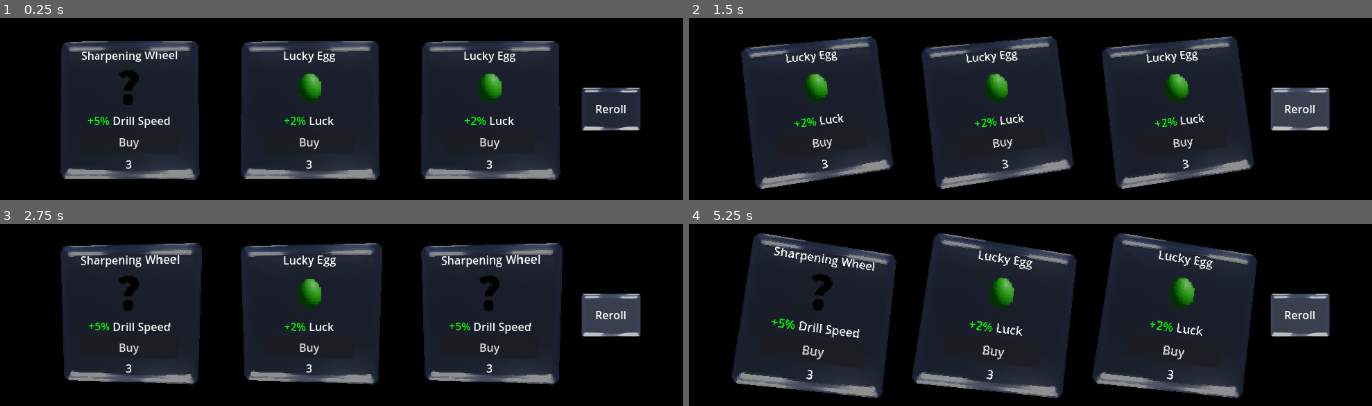
Above: before the commit, frames 1-4 (two rows, left to right).
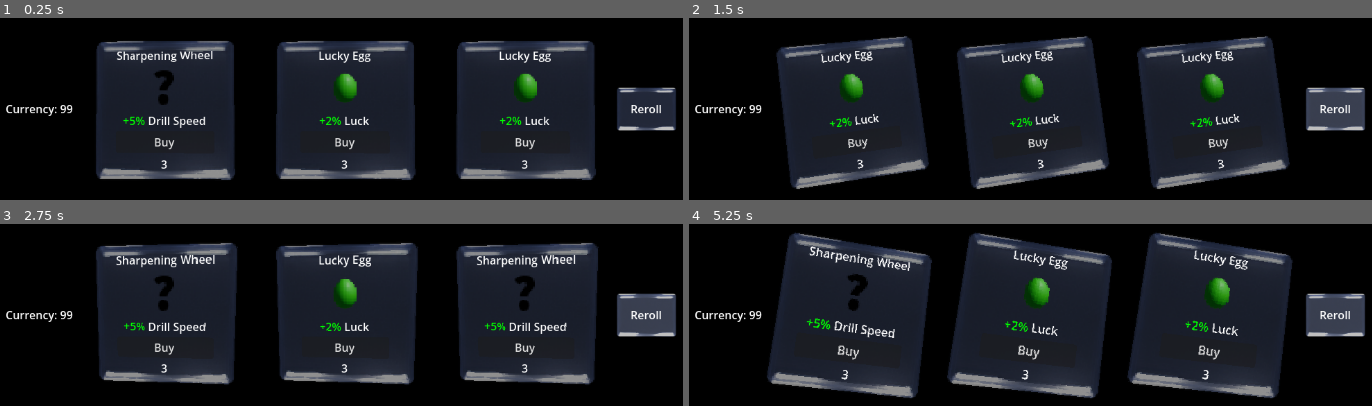
Above: after the commit, the same moments.

Repository: MissionToPsyche-Iridium/iridium_21q_web_game-csu
Game: Godot game, scene res://Scenes/shop.tscn
The game is run twice, just before and just after one commit, with the same random seed, the same clock (stepped at 60 frames per second) and the same inputs. This scene is started directly instead of the project's main scene.
Inputs:
- Up to frame 1 (0.25 s): no input
- Up to frame 2 (1.5 s): click "Buy" at 0.5 s; click "Reroll" at 1.25 s
- Up to frame 3 (2.75 s): hold D (right) from 2.03 s (still down); tap Space (Leave) at 2.1 s
- Up to frame 4 (5.25 s): release D (right) at 2.78 s; hold S (down) 2.78-3.53 s; tap Space (Leave) every 0.75 s from 2.85 to 5.1 s; hold D (right) 3.53-4.28 s; hold W (up) 4.28-5.03 s; hold A (left) from 5.03 s (still down)

The runs differ from the first frame. In frame 1, 34% of the frame differs, in the area x 0-99%, y 12-90%; in frame 2, 37%; in frame 3, 35%; in frame 4, 38%, in the area x 0-99%, y 4-96%.

Commit message:
Imane's changes
Imane's changes

Diff:
--- /dev/null
+++ b/Objects/CurrencyManager.gd
@@ -0,0 +1,19 @@
+extends Node
+
+@onready var balance: int = 99  # Player's current balance
+
+signal balance_changed(new_balance)
+
+func add_money(amount: int):
+	balance += amount
+	emit_signal("balance_changed", balance)
+
+func spend_money(amount: int) -> bool:
+	if balance >= amount:
+		balance -= amount
+		emit_signal("balance_changed", balance)
+		return true
+	return false
+
+func get_balance() -> int:
+	return balance
--- a/Scenes/shop.tscn
+++ b/Scenes/shop.tscn
@@ -1,7 +1,8 @@
-[gd_scene load_steps=6 format=3 uid="uid://mlpp8ome5w1u"]
+[gd_scene load_steps=7 format=3 uid="uid://mlpp8ome5w1u"]
 
 [ext_resource type="PackedScene" uid="uid://c3m1e1ln2thnf" path="res://Objects/shopoption.tscn" id="1_prv28"]
 [ext_resource type="Script" path="res://scripts/shop.gd" id="1_qw43m"]
+[ext_resource type="Script" path="res://scripts/currencyLabel.gd" id="2_irkxs"]
 [ext_resource type="Texture2D" uid="uid://bh8fnunu5quqg" path="res://Assets/glassbutton.png" id="2_jxmp7"]
 [ext_resource type="Texture2D" uid="uid://h3ti1xlu41qa" path="res://Assets/glassbuttonhover.png" id="3_4xjdw"]
 [ext_resource type="Texture2D" uid="uid://blb3o10wcnh4u" path="res://Assets/glassbuttonclick.png" id="3_v6kpu"]
@@ -30,6 +31,12 @@
 offset_bottom = -40.0
 grow_horizontal = 2
 grow_vertical = 0
+
+[node name="CurrencyLabel" type="Label" parent="row"]
+layout_mode = 2
+text = "Currency : 00
+"
+script = ExtResource("2_irkxs")
 
 [node name="SubViewportContainer" parent="row" instance=ExtResource("1_prv28")]
 layout_mode = 2
--- a/project.godot
+++ b/project.godot
@@ -26,6 +26,11 @@
 Gamemaster="*res://scripts/gamemaster.gd"
 Settings="*res://scripts/settings.gd"
 Itemdict="*res://Assets/items/base/itemdict.gd"
+CurrencyManager="*res://Objects/CurrencyManager.gd"
+
+[dotnet]
+
+project/assembly_name="New Game Project"
 
 [editor_plugins]
 
--- /dev/null
+++ b/scripts/currencyLabel.gd
@@ -0,0 +1,13 @@
+extends Label
+
+
+# Called when the node enters the scene tree for the first time.
+func _ready() -> void:
+	CurrencyManager.connect("balance_changed",update_currency_display)
+	update_currency_display()
+	pass # Replace with function body.
+
+# Imane's Addition: Function to update the currency display.
+func update_currency_display() -> void:
+	text = "Currency: " + str(CurrencyManager.get_balance())
+	print(56789)
--- a/scripts/inventory.gd
+++ b/scripts/inventory.gd
@@ -1,39 +1,43 @@
 extends Node
 
-#Inventory Mgmr, holds both drone AND ships inventorys.
+# Inventory Manager, holds both drone AND ships inventories.
 @onready var inventorydrone = []
 @onready var inventoryship = []
-@onready var dronemaxsize: int = 5 #Max number of items we can store in the drone.
-@onready var inventorydronefull = false #flag to see if inventory is full.
+@onready var dronemaxsize: int = 5 # Max number of items we can store in the drone.
+@onready var inventorydronefull = false # Flag to see if inventory is full.
 
-signal on_inventory_change_drone() #When the drones inventory changes
-signal on_inventory_drone_full() #When the drones inventory is full
-signal on_inventory_drone_not_full() #When the drones inventory is no longer full
+signal on_inventory_change_drone() # When the drones inventory changes
+signal on_inventory_drone_full() # When the drones inventory is full
+signal on_inventory_drone_not_full() # When the drones inventory is no longer full
 
 # Called every frame. 'delta' is the elapsed time since the previous frame.
 func _process(delta: float) -> void:
-	if inventorydronefull == true:
-		#Keep checking till inventory is no longer full.
+	if inventorydronefull:
+		# Keep checking till inventory is no longer full.
 		if inventorydrone.size() != dronemaxsize:
 			emit_signal("on_inventory_drone_not_full")
 			inventorydronefull = false
-	pass
 
-func update_inventory_drone(pickup: Pickup): #
+# Update inventory with items picked up by the drone.
+func update_inventory_drone(pickup: Pickup):
 	inventorydrone.append(pickup.id)
 	print(inventorydrone)
 	emit_signal("on_inventory_change_drone")
 	if inventorydrone.size() == dronemaxsize:
 		inventorydronefull = true
 		emit_signal("on_inventory_drone_full")
-	pass
 
+	# Imane's Tweaks: Define the monetary value of each valuable item by ID
+	var item_values = {2: 5, 3: 20, 4: 15, 5: 10}  # Example: Adjust these IDs and values as per your game's design
+	# Imane's Tweaks: Check if the picked item should add currency and apply the value
+	if pickup.id in item_values:
+		CurrencyManager.add_money(item_values[pickup.id])
+
+# Called when one item is moved from the drone to the mothership.
 func from_drone_to_mothership():
-	#Called when one item is moved from the drone to the mothership.
 	if inventorydrone.size() != 0:
 		var id = inventorydrone[0]
 		inventorydrone.pop_at(0)
 		inventoryship.append(id)
 		emit_signal("on_inventory_change_drone")
 		print("INV SHIP:", inventoryship)
-	pass
--- a/scripts/shopoption.gd
+++ b/scripts/shopoption.gd
@@ -1,47 +1,55 @@
 extends MarginContainer
 
+# Reference to UI elements
 @onready var itemname = $CenterContainer/VBoxContainer/Name
 @onready var itemsprite = $CenterContainer/VBoxContainer/Sprite
-@onready var itemeffectlist = $"CenterContainer/VBoxContainer/Effect Text List"
-@onready var itembuy = $"CenterContainer/VBoxContainer/Buy Button"
+@onready var itemeffectlist = $CenterContainer/VBoxContainer/"Effect Text List"
+@onready var itembuy = $CenterContainer/VBoxContainer/"Buy Button"
+@onready var currency_label = $CurrencyLabel
 @onready var itemprice = $CenterContainer/VBoxContainer/Price
 @onready var glass = $Glass
 @onready var fallbacksprite: Texture2D = preload("res://Assets/items/images/noimage.png")
 @onready var iteminside: Item = null
 @onready var effectentry = preload("res://Objects/effectentry.tscn")
 @onready var checkout: AudioStreamPlayer = $checkout
+
 # Called when the node enters the scene tree for the first time.
 func _ready() -> void:
 	display_item(Itemdict.get_random_item_passive())
-	pass # Replace with function body.
 
-#Displays the item on the display.
+# Displays the item on the display.
 func display_item(item: Item) -> void:
 	itemname.text = item.name
-	if item.sprite == null:
-		itemsprite.texture = fallbacksprite
-	else:
-		itemsprite.texture = item.sprite
-	#Clean up prev rich text.
+	itemsprite.texture = item.sprite if item.sprite else fallbacksprite
+	# Imane's Addition: Clear previous item effects to avoid display clutter.
+	clear_previous_effects()
+	# Imane's Addition: Display each effect text for the current item.
+	display_item_effects(item.effecttext)
+	itemprice.text = str(item.price)
+	iteminside = item  # Grab reference of item so we can run its .on_get() effect later.
+	itembuy.tooltip_text = item.tooltip
+
+# Imane's Addition: Function to clear previous item effects from the display.
+func clear_previous_effects() -> void:
 	for label in itemeffectlist.get_children():
 		itemeffectlist.remove_child(label)
 		label.queue_free()
-	var effectentryins: RichTextLabel
-	#For each string in array, create a new rich text label.
-	for string: String in item.effecttext:
-		string = "[center]" + string + "[/center]"
-		effectentryins = effectentry.instantiate()
-		effectentryins.text = string
-		itemeffectlist.add_child(effectentryins)
-	itemprice.text = str(item.price)
-	iteminside = item #Grab ref of item so we can run its .on_get() effect later.
-	itembuy.tooltip_text = item.tooltip
 
+# Imane's Addition: Function to instantiate and display effect text labels for an item.
+func display_item_effects(effect_texts: Array) -> void:
+	for text in effect_texts:
+		var label = effectentry.instantiate()
+		label.text = "[center]" + text + "[/center]"
+		itemeffectlist.add_child(label)
 
+# Triggered when the buy button is pressed.
 func _on_buy_button_pressed() -> void:
-	#Write check here to see if player can even buy this item.
-	#For now there is no check b/c we still don't have a money system fully set up.
-	checkout.play()
-	iteminside.on_get()
-	display_item(Itemdict.get_random_item_passive())
-	#After we do that, reroll the item slot.
+	# Imane's Tweaks: Check if player can afford the item before purchase.
+	if CurrencyManager.spend_money(iteminside.price):
+		checkout.play()
+		iteminside.on_get()
+		display_item(Itemdict.get_random_item_passive())  # Reroll item after purchase.
+		# Imane's Addition: Update the currency display after a transaction.
+
+	else:
+		print("Not enough currency to buy this item")
